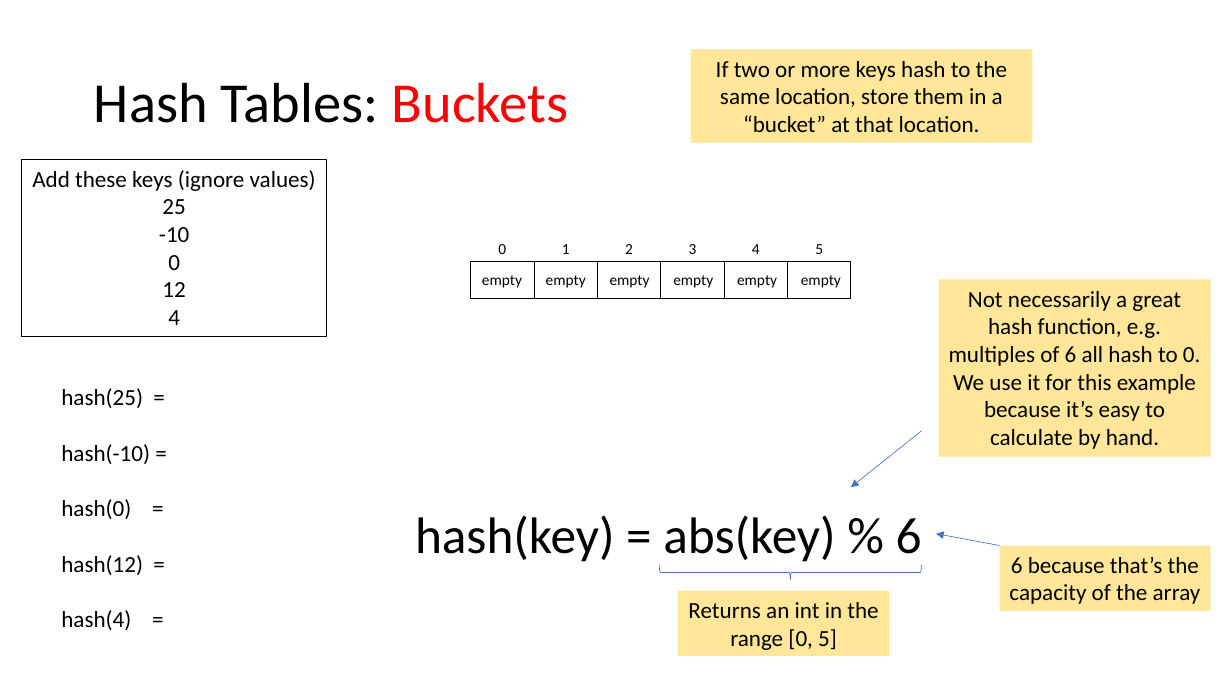
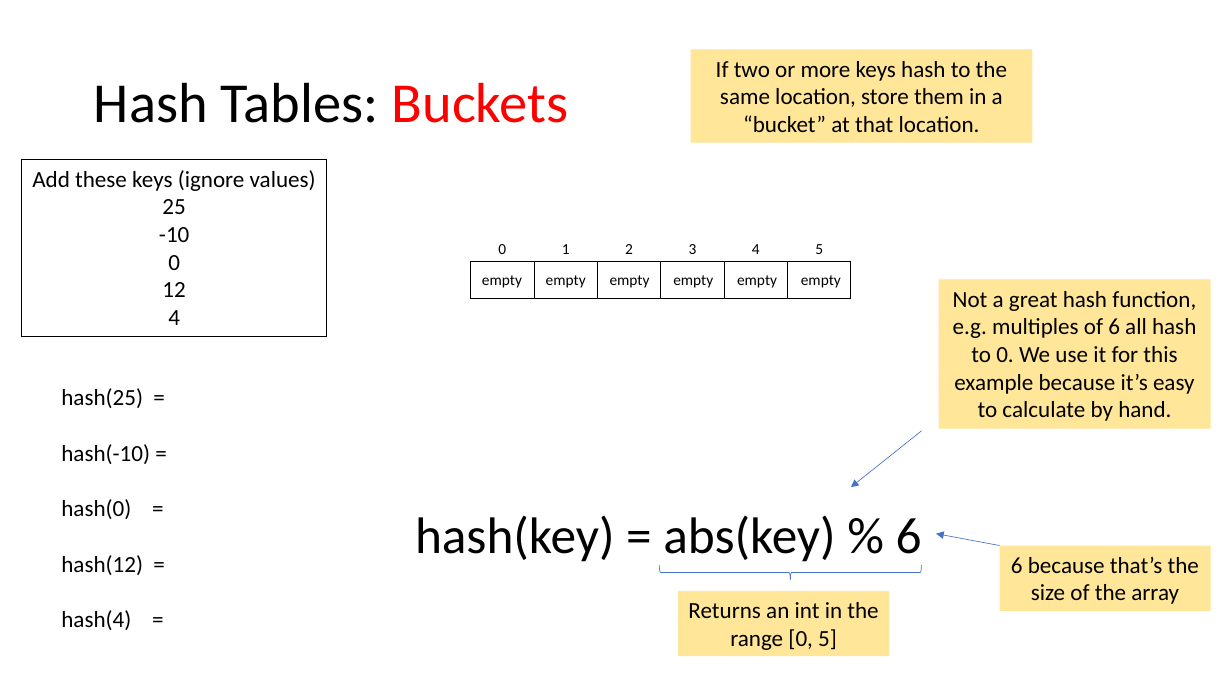
Before and after one commit to tjd1234/cmpt225fall2023, a slide deck: slide 17 of lecture_notes/week8/week8_maps_and_hashing.pptx. Drawn at 1232x693 pixels with LibreOffice and Linux fonts; fonts in the diff are those of the drawing. Boxes give left, top, right and bottom in pixels: in the first picture for what was removed or moved away, otherwise in the second. Text is boxed around its words. In the diff, an @@ line names an element or a change of style, - is before the commit and + after.

```diff
--- a/lecture_notes/week8/week8_maps_and_hashing.pptx
+++ b/lecture_notes/week8/week8_maps_and_hashing.pptx
@@ rectangle "Not a great hash function, ...": place and size @@
-rectangle "Not a great hash function, ..." at bbox=[939, 279, 1211, 457]
+rectangle "Not a great hash function, ..." at bbox=[939, 279, 1211, 429]
@@ text in rectangle at bbox=[953, 291, 1196, 421]: text changed @@
-Not necessarily a great hash function, e.g. multiples of 6 all hash to 0. We use it for this example because it’s easy to calculate by hand.
+Not a great hash function, e.g. multiples of 6 all hash to 0. We use it for this example because it’s easy to calculate by hand.
@@ text in rectangle at bbox=[1011, 557, 1199, 604]: text changed @@
-6 because that’s the capacity of the array
+6 because that’s the size of the array
```
Also in this commit, not shown: 16 other slides changed, 1 other file.
